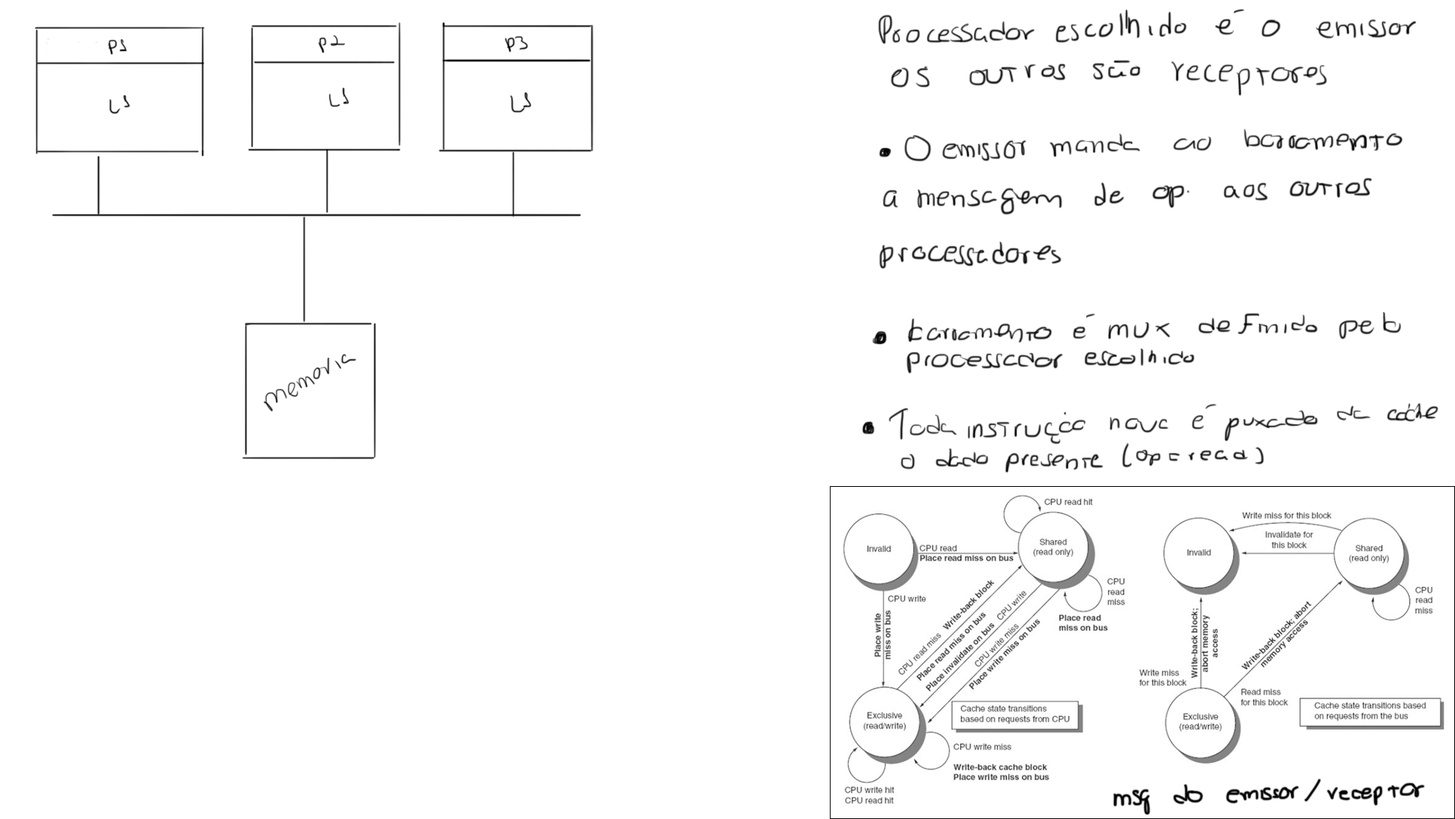
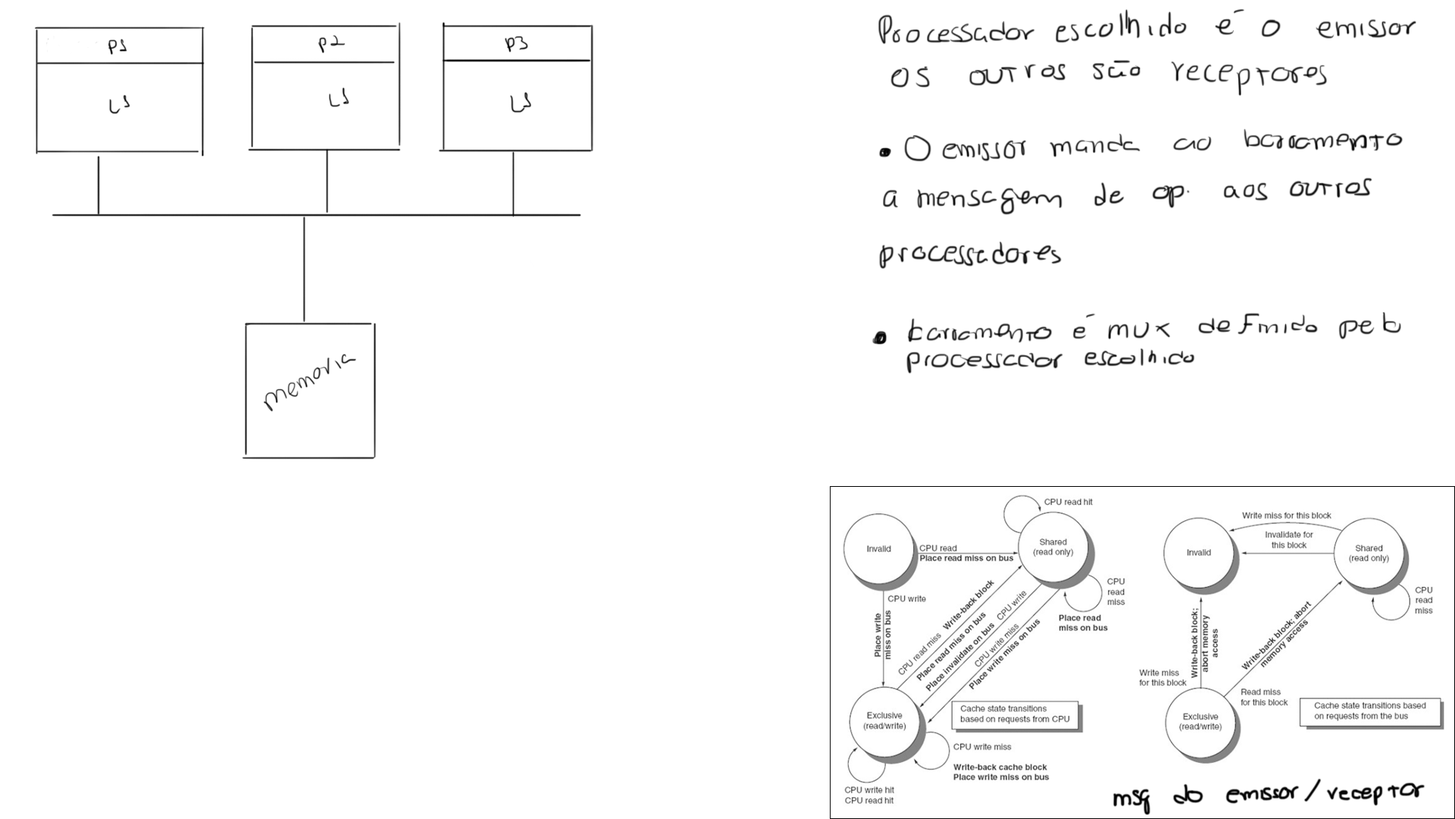
Revision of a layered 1455×819 image; what changed, layer by layer:
painted on "Layer 2" over 862, 402, 1439, 473
